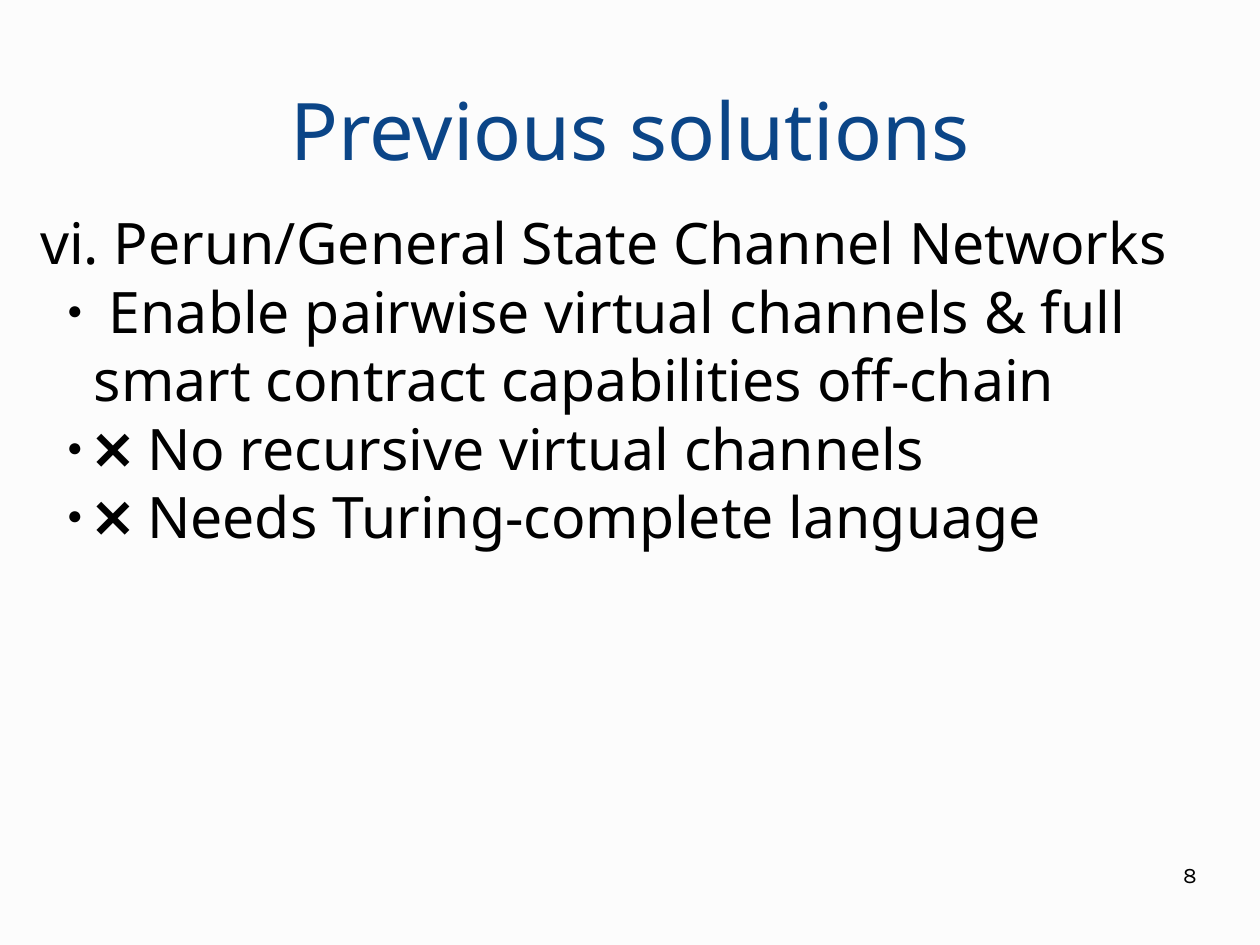
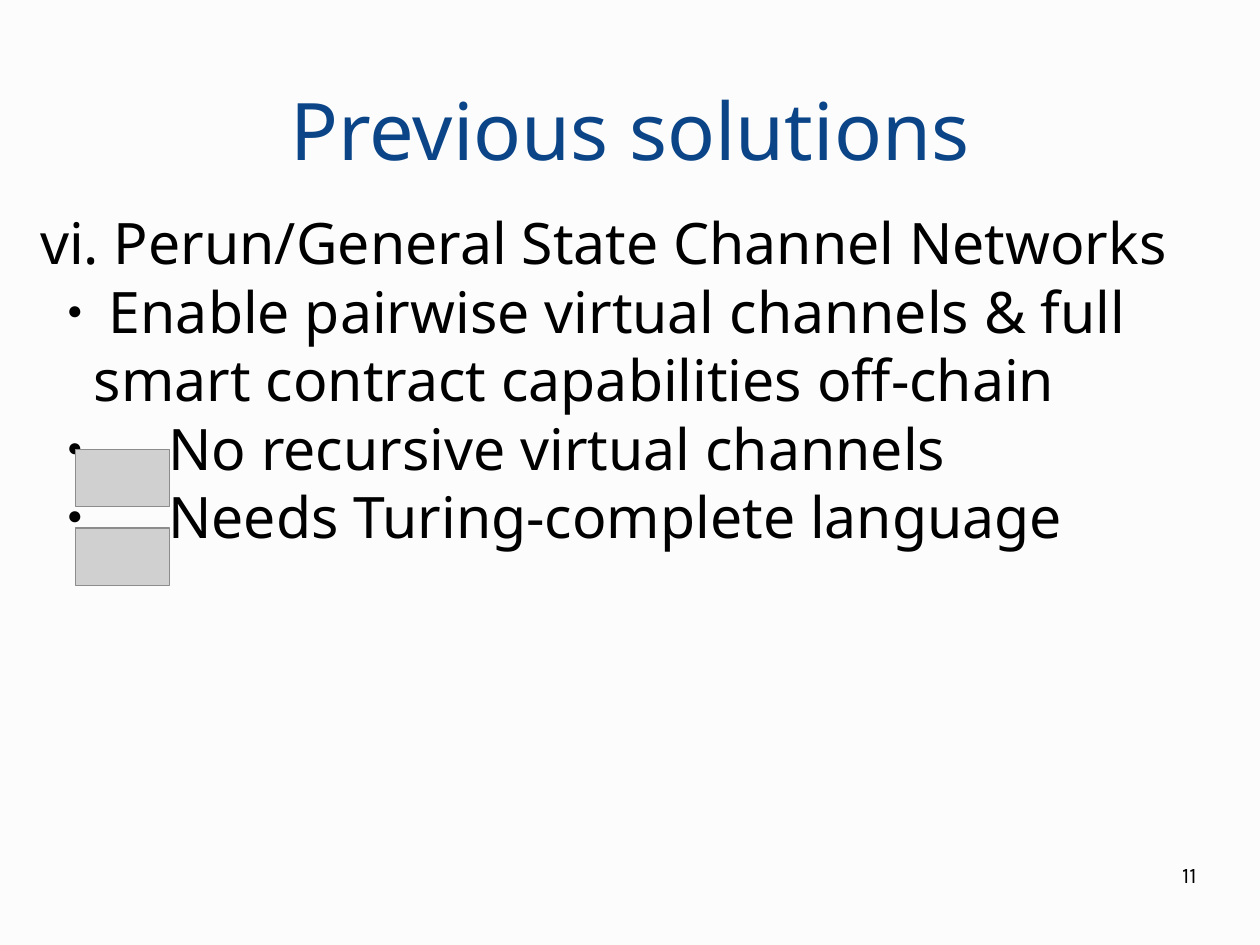
Before and after one commit to OrfeasLitos/virtual-payment-channels, a slide deck: slide 11 of slides/presentation.odp (slide 8 before the commit). Drawn at 1260x945 pixels with LibreOffice and Linux fonts; fonts in the diff are those of the drawing; grey boxes stand for pictures. Boxes give left, top, right and bottom in pixels: in the first picture for what was removed or moved away, otherwise in the second. Text is boxed around its words. In the diff, an @@ line names an element or a change of style, - is before the commit and + after.

```diff
--- a/slides/presentation.odp
+++ b/slides/presentation.odp
@@ picture added at (75, 449, 169, 507) @@
@@ subtitle at (168, 426, 1062, 554): text changed @@
-  ● ❌ No recursive virtual channels
-  ● ❌ Needs Turing-complete language
+  ● No recursive virtual channels
+  ● Needs Turing-complete language
@@ picture added at (75, 528, 169, 585) @@
@@ page number at (1182, 869, 1197, 883): text changed @@
-8
+11
```
Also in this commit, not shown: 25 other slides changed, 7 slides added, 1 other file.
